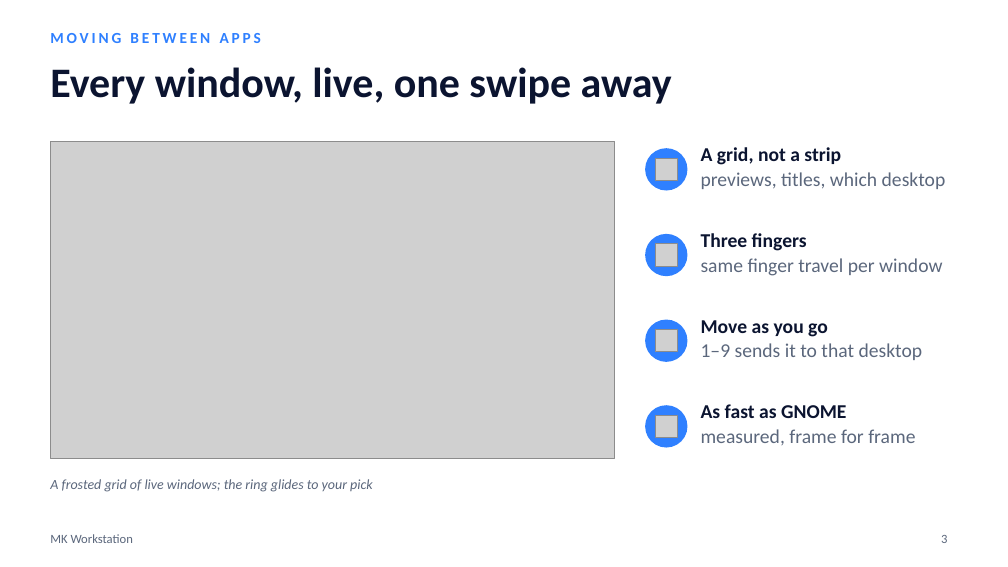
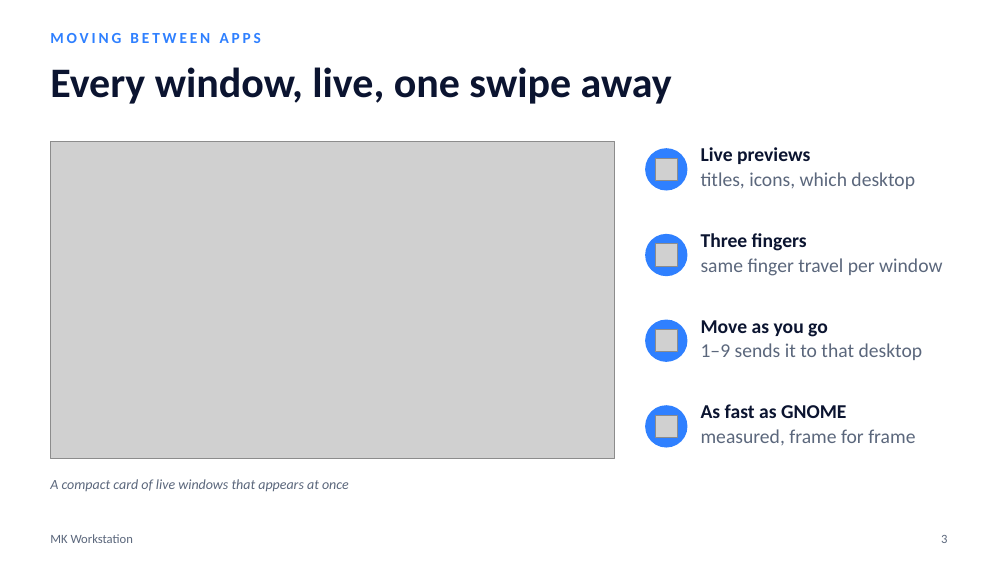
Before and after one commit to MehulK-techie/fedora-workstation-config, a slide deck: slide 3 of docs/MK-Workstation-Overview.pptx. Drawn at 1008x567 pixels with LibreOffice and Linux fonts; fonts in the diff are those of the drawing; grey boxes stand for pictures. Boxes give left, top, right and bottom in pixels: in the first picture for what was removed or moved away, otherwise in the second. Text is boxed around its words. In the diff, an @@ line names an element or a change of style, - is before the commit and + after.

```diff
--- a/docs/MK-Workstation-Overview.pptx
+++ b/docs/MK-Workstation-Overview.pptx
@@ text at [701, 147, 915, 189]: text changed @@
-A grid, not a strip
-previews, titles, which desktop
+Live previews
+titles, icons, which desktop
@@ text at [50, 479, 349, 491]: text changed @@
-A frosted grid of live windows; the ring glides to your pick
+A compact card of live windows that appears at once
```
Also in this commit, not shown: 5 other files.
